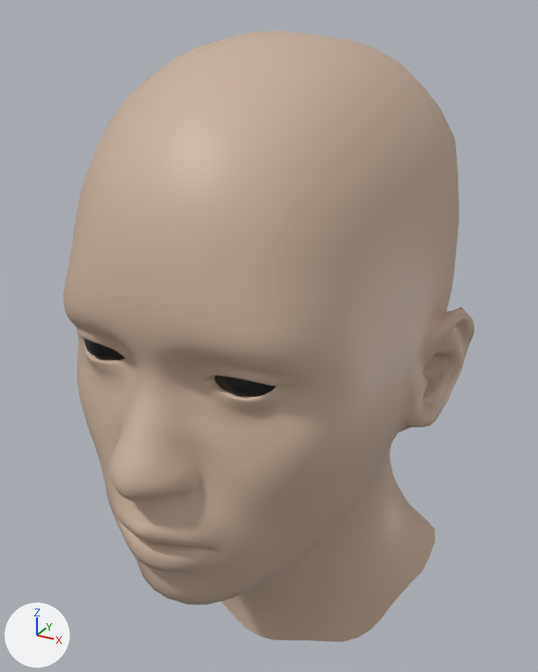
The Blender file blender_models/Head/head.blend: old version first, new version second.
Both versions are drawn from a camera (50 mm lens) standing at (0.146, -0.258, 1.67) and looking at (-0.004, 0.014, 1.534). Every picture has the same lights, and +X, +Y and +Z are marked at lower left.

The older version as bpy lines, for what is in view:
```python
me_humonculus_base = bpy.data.meshes.new('humonculus-base')
me_humonculus_base.from_pydata(...)  # 4368 vertices, 4346 faces; spans x -0.83..0.83, y 13.72..16.63, z -1.12..0.96
me_humonculus_base.polygons.foreach_set('use_smooth', [True] * 4346)
me_humonculus_base.materials.append(mat_defaultskin)  # beige #cab19d
me_humonculus_highpolyeyes = bpy.data.meshes.new('humonculus-highpolyeyes')
me_humonculus_highpolyeyes.from_pydata(...)  # 1064 vertices, 1020 faces; spans x -0.444..0.444, y 15.417..15.715, z 0.477..0.711
me_humonculus_highpolyeyes.polygons.foreach_set('use_smooth', [True] * 1020)
me_humonculus_highpolyeyes.materials.append(mat_eye_brown)  # picture img_brown_eye_png
ob_humonculus_base = bpy.data.objects.new('humonculus-base', me_humonculus_base)
ob_humonculus_base.location = (0.0, 0.0, 0.0)
ob_humonculus_base.rotation_euler = (1.571, 0.0, 0.0)  # degrees (90, 0, 0)
ob_humonculus_base.scale = (0.1, 0.1, 0.1)
ob_humonculus_highpolyeyes = bpy.data.objects.new('humonculus-highpolyeyes', me_humonculus_highpolyeyes)
ob_humonculus_highpolyeyes.location = (0.0, 0.0, 0.0)
ob_humonculus_highpolyeyes.rotation_euler = (1.571, 0.0, 0.0)  # degrees (90, 0, 0)
ob_humonculus_highpolyeyes.scale = (0.1, 0.1, 0.1)
```
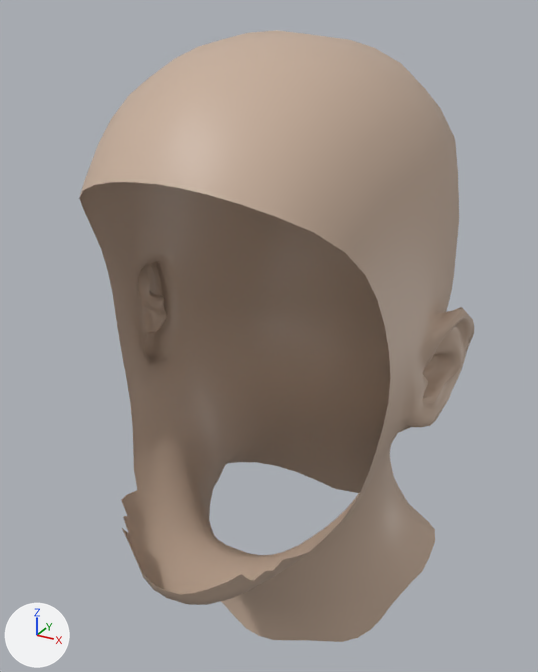
Where the change shows, as pixel boxes (x1, y1, x2, y2) in the pictures (538 x 672 px):
'humonculus-base', reshaped: before (63, 30, 474, 642); after (79, 30, 474, 642)
'humonculus-highpolyeyes', hidden (black): before (84, 339, 275, 397)
part 1 of me_humonculus_base, deleted (beige): before (63, 182, 391, 594)

The change, as a diff of the scene's bpy script:
```diff
--- a/blender_models/Head/head.blend.py
+++ b/blender_models/Head/head.blend.py
@@ me_humonculus_base @@
 # used by ob_humonculus_base; location = (0.0, 0.0, 0.0); rotation_euler = (1.571, 0.0, 0.0), in degrees (90, 0, 0); scale = (0.1, 0.1, 0.1)
-me_humonculus_base.from_pydata(...)  # 4368 vertices, 4346 faces; spans x -0.83..0.83, y 13.72..16.63, z -1.12..0.96
+me_humonculus_base.from_pydata(...)  # 1608 vertices, 1556 faces; spans x -0.83..0.83, y 13.72..16.63, z -1.12..0.78
+# me_humonculus_base part 1: 2760 vertices removed from x -0.65..0.65, y 14.53..16.13, z -0.18..0.96
 me_humonculus_base.materials.append(mat_defaultskin)
@@ ob_humonculus_highpolyeyes @@
 ob_humonculus_highpolyeyes.scale = (0.1, 0.1, 0.1)
+ob_humonculus_highpolyeyes.hide_set(True)
```
